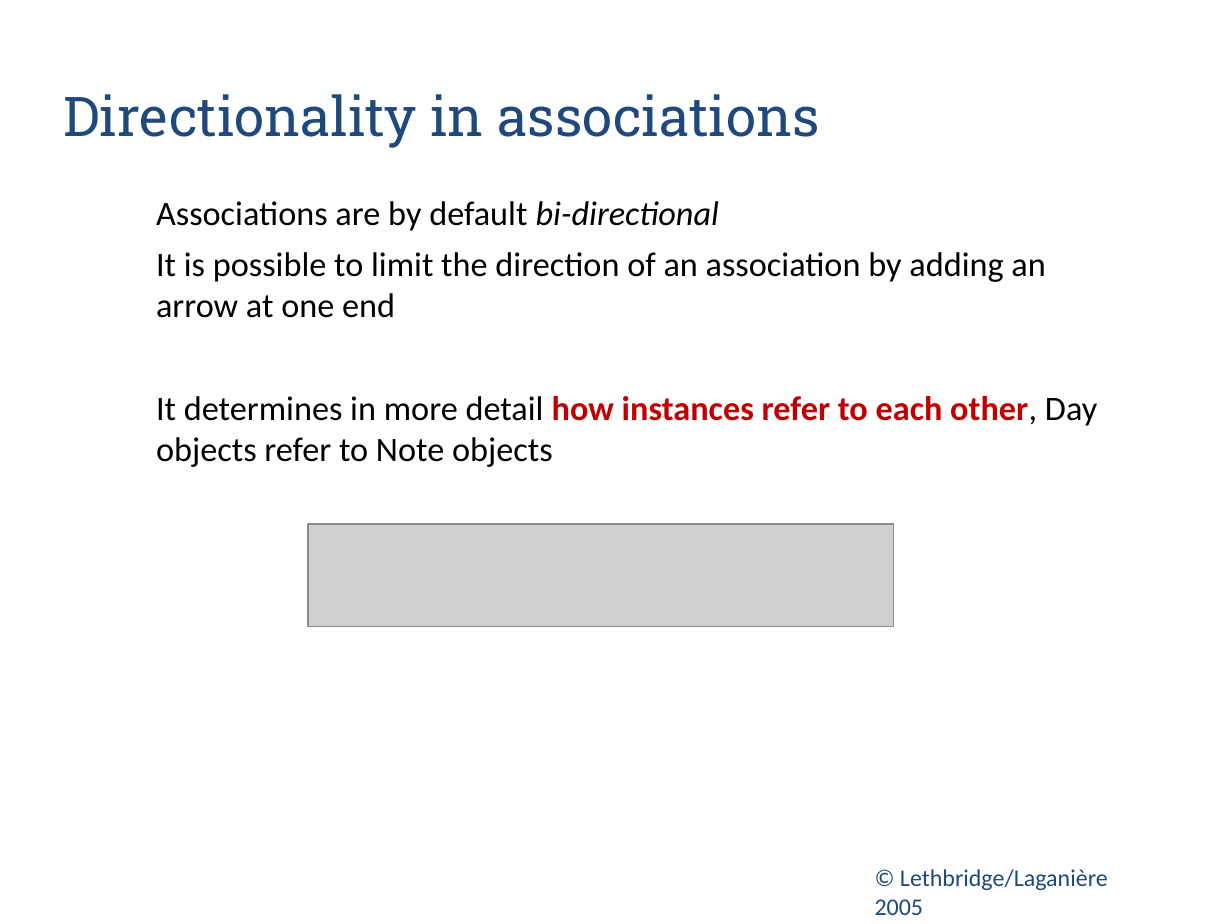
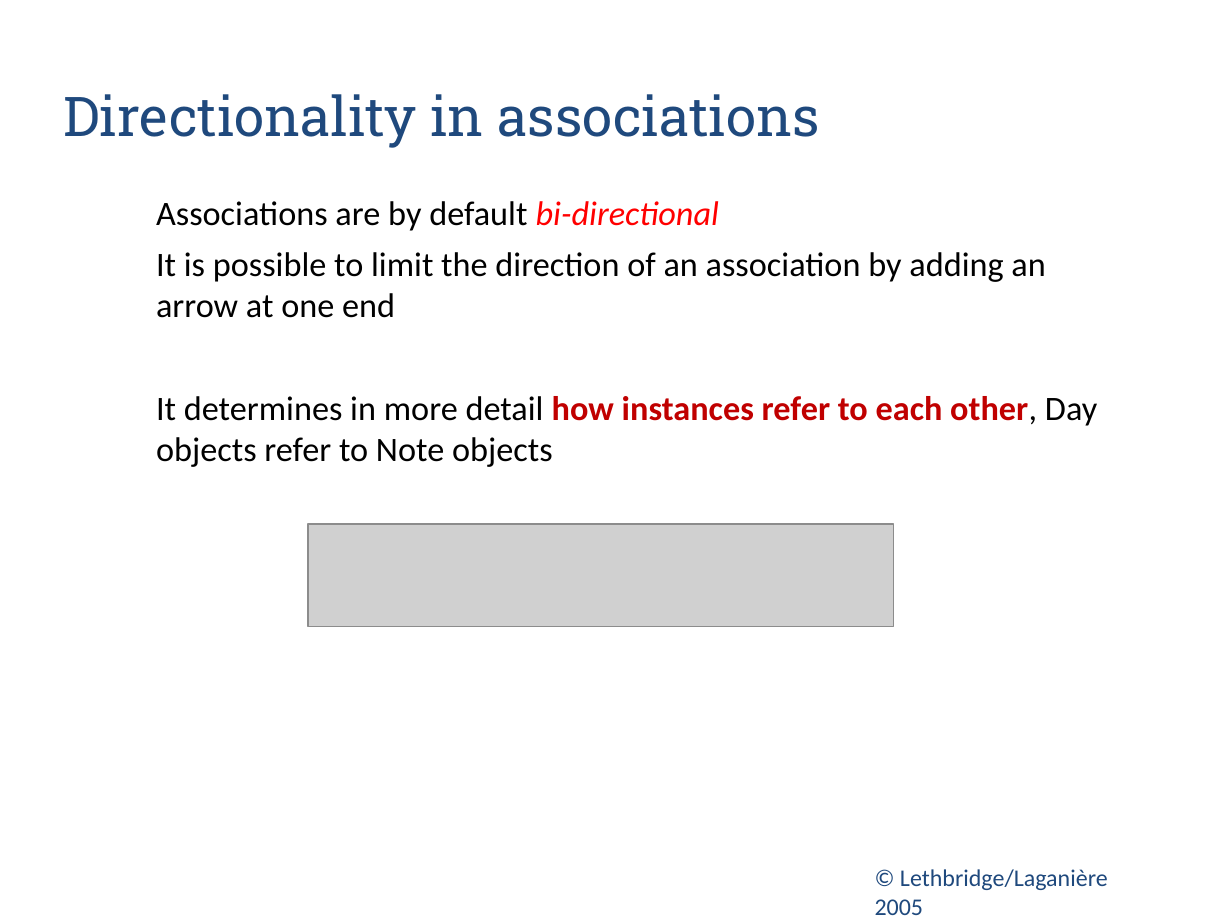
Before and after one commit to zarras/myy803-slides, a slide deck: slide 14 of 5-SoftEng-Modeling.ppt (slide 23 before the commit). Drawn at 1232x924 pixels with LibreOffice and Linux fonts; fonts in the diff are those of the drawing; grey boxes stand for pictures. Boxes give left, top, right and bottom in pixels: in the first picture for what was removed or moved away, otherwise in the second. Text is boxed around its words. In the diff, an @@ line names an element or a change of style, - is before the commit and + after.

```diff
--- a/5-SoftEng-Modeling.ppt
+++ b/5-SoftEng-Modeling.ppt
@@ text at (x1=156, y1=201, x2=719, y2=231): text colour #000000 to #FF0000 in "bi-directional" @@
```
Also in this commit, not shown: 11 other slides changed, 3 slides added, 6 other files.
